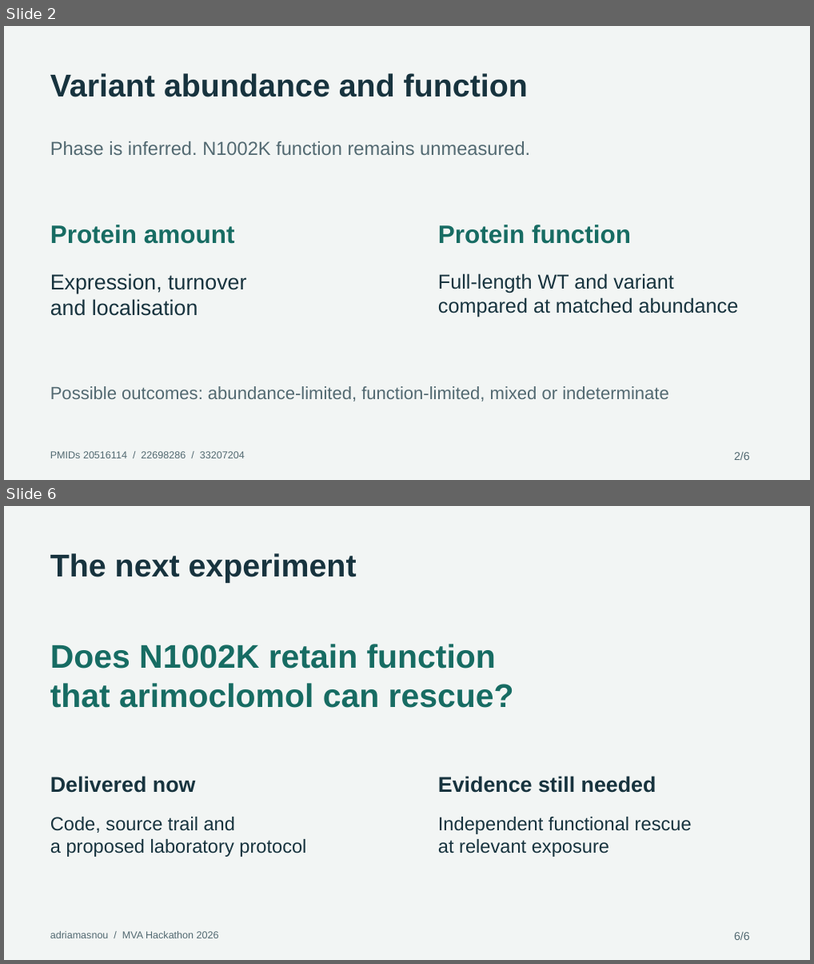
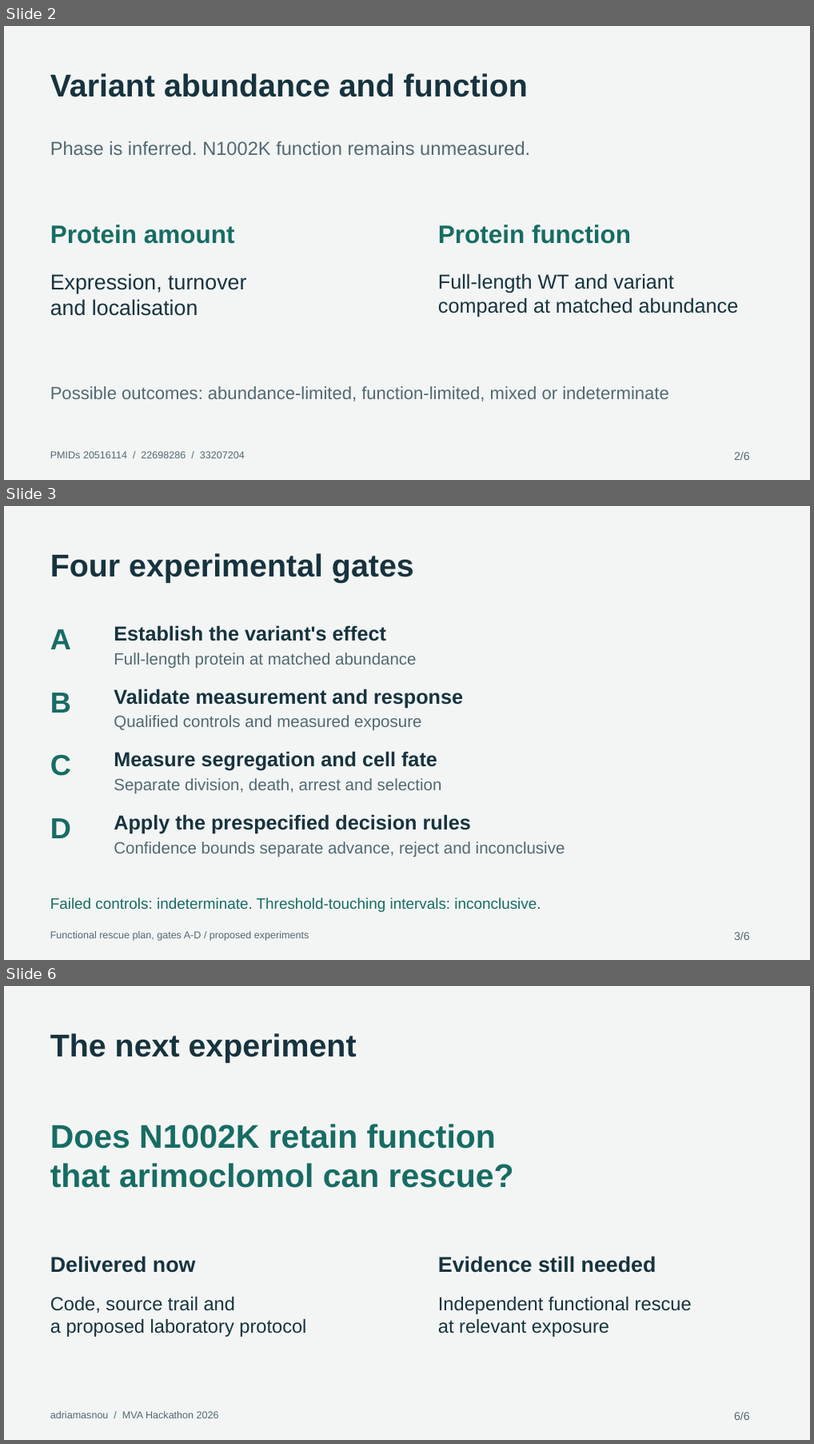
Before and after one commit to adriamasnou/mva-hackathon-2026-track1, a slide deck: submissions/pitch/pitch-editable.pptx. Shown one above the other, each under a label of ours: slides 2 and 6 before the commit, slides 2, 3 and 6 after it; the slides between them are not shown. The pictures are 814x964 and 814x1444 pixels, drawn with LibreOffice and Linux fonts; fonts in the diff are those of the drawing. Boxes give left, top, right and bottom in pixels: in the first picture for what was removed or moved away, otherwise in the second. Text is boxed around its words. In the diff, an @@ line names an element or a change of style, - is before the commit and + after.

Commit message:
Refresh three-minute pitch with reviewed source roles and decision prototype

```diff
--- a/submissions/pitch/pitch-editable.pptx
+++ b/submissions/pitch/pitch-editable.pptx
@@ slide 3 added at [4,506,810,960], background #F2F5F4 @@
@@ text added at [50,553,414,583], 37.5 pt, text #17333E, bold @@
+Four experimental gates
@@ text added at [114,625,386,641], 24 pt, text #17333E, bold @@
+Establish the variant's effect
@@ text added at [50,629,71,649], 34.5 pt, text #176C63, bold @@
+A
@@ text added at [114,652,416,668], 19.5 pt, text #526971 @@
+Full-length protein at matched abundance
@@ text added at [50,692,71,712], 34.5 pt, text #176C63, bold @@
+B
@@ text added at [114,688,463,708], 24 pt, text #17333E, bold @@
+Validate measurement and response
@@ text added at [114,715,422,730], 19.5 pt, text #526971 @@
+Qualified controls and measured exposure
@@ text added at [50,754,71,776], 34.5 pt, text #176C63, bold @@
+C
@@ text added at [114,751,438,771], 24 pt, text #17333E, bold @@
+Measure segregation and cell fate
@@ text added at [114,778,442,794], 19.5 pt, text #526971 @@
+Separate division, death, arrest and selection
@@ text added at [114,814,471,834], 24 pt, text #17333E, bold @@
+Apply the prespecified decision rules
@@ text added at [50,818,71,838], 34.5 pt, text #176C63, bold @@
+D
@@ text added at [114,841,566,857], 19.5 pt, text #526971 @@
+Confidence bounds separate advance, reject and inconclusive
@@ text added at [50,897,541,912], 18 pt, text #176C63 @@
+Failed controls: indeterminate. Threshold-touching intervals: inconclusive.
@@ text added at [50,931,310,940], 12 pt, text #526971 @@
+Functional rescue plan, gates A-D / proposed experiments
@@ text added at [734,932,750,940], 13.5 pt, text #526971 @@
+3/6
```
Also in this commit, not shown: 2 other slides added, 3 slides removed, 9 other files.
